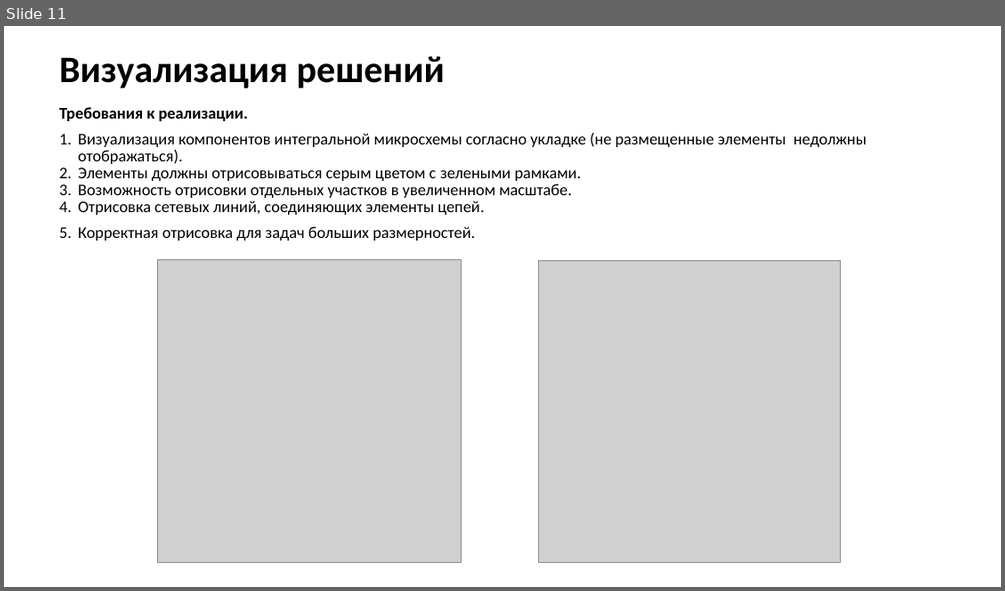
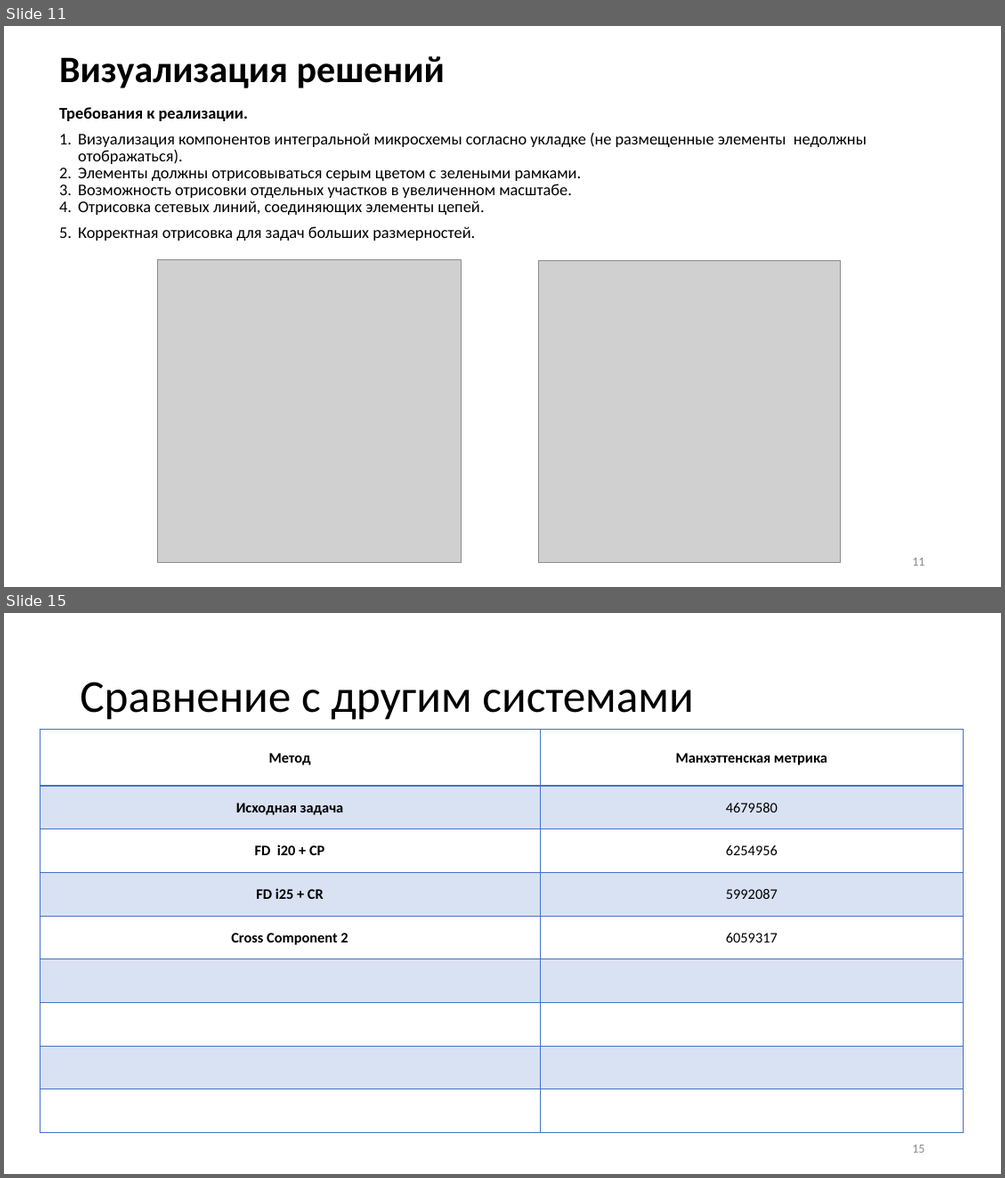
Before and after one commit to SergeyRyzhov/EP, a slide deck: documents/Презентация.pptx. Shown one above the other, each under a label of ours: slide 11 before the commit, slides 11 and 15 after it; the slides between them are not shown. The pictures are 1005x591 and 1005x1178 pixels, drawn with LibreOffice and Linux fonts; fonts in the diff are those of the drawing; grey boxes stand for pictures. Boxes give left, top, right and bottom in pixels: in the first picture for what was removed or moved away, otherwise in the second. Text is boxed around its words. In the diff, an @@ line names an element or a change of style, - is before the commit and + after.

```diff
--- a/documents/Презентация.pptx
+++ b/documents/Презентация.pptx
@@ slide 15 added at [4,613,1001,1174], background #FFFFFF @@
@@ title added at [80,682,693,720], 44 pt, text #000000 @@
+Сравнение с другим системами
@@ table added at [40,730,963,1133], 9 rows, 2 columns @@
+Метод | Манхэттенская метрика
+Исходная задача | 4679580
+FD i20 + CP | 6254956
+FD i25 + CR | 5992087
+Cross Component 2 | 6059317
+ | 
+ | 
+ | 
+ | 
@@ page number added at [912,1144,924,1152], 12 pt, text #8C8C8C @@
+15
@@ slide 11 changed as well @@
@@ page number added at [912,557,924,565], 12 pt, text #8C8C8C @@
+11
```
Also in this commit, not shown: 10 other slides changed, 3 other slides added, 3 slides removed, 11 other files.
